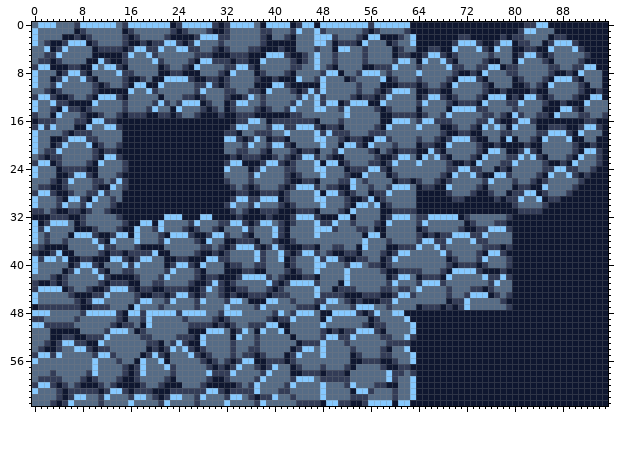
One commit to this pixel-art file: Assets/Art/Tilesets/Cave/CaveRocksTileset.ase. Above: the version before the commit.
96x64 pixels, 1 frame.
After:
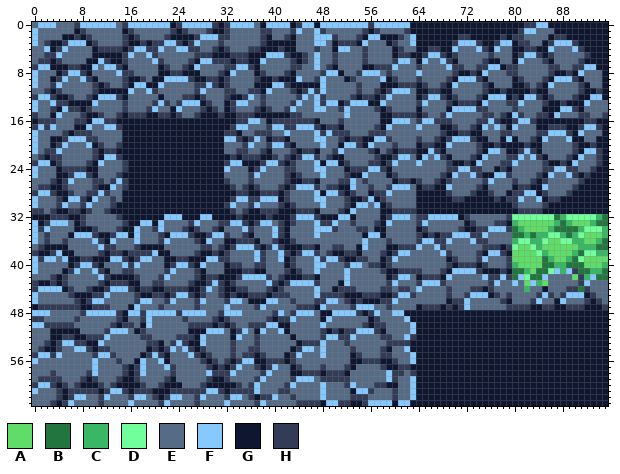
Palette (. is transparent): A #60dd68  B #22753f  C #38b764  D #71ff9c  E #566c86  F #86c9ff  G #0f1730  H #333c57
What changed:
Colour G gives way to colour A in row 33 at x 81 to 86 and 90 to 92; in row 34 at x 82 to 85; in row 35 at x 92 to 94; in row 36 at x 86 to 87 and 92 to 93; in row 37 at x 81 to 82 and 85 to 90; in row 38 at x 80 to 83 and 86 to 89.
Colour G gives way to colour A in row 39 at x 80 to 84, 87 to 88 and 92 to 95; in row 40 at x 81 to 84 and 92 to 94; in row 41 at x 83; in row 42 at x 90; in row 43 at x 82 and 85.
Colour G gives way to colour B in row 32 at x 87 and 95; in row 33 at x 88 and 94 to 95; in row 34 at x 80 and 87 to 90; in row 35 at x 80 to 81, 83 and 89; in row 36 at x 95; in row 37 at x 94 to 95.
Colour G gives way to colour B in row 38 at x 91; in row 39 at x 85 and 90; in row 40 at x 85 to 86 and 89 to 91; in row 41 at x 80 to 81, 84 to 85, 91 to 92 and 95; in row 42 at x 80, 83 to 84 and 94 to 95; in row 44 at x 91.
Colour G gives way to colour C in row 32 at x 88 and 94; in row 33 at x 80, 87, 89 and 93; in row 34 at x 81, 86, 91 and 95; in row 35 at x 82, 84 to 85, 88, 90 and 95; in row 36 at x 80, 83 to 84, 90 to 91 and 94; in row 37 at x 84 and 91 to 93.
Colour G gives way to colour C in row 38 at x 85, 90 and 94 to 95; in row 39 at x 86 and 89; in row 40 at x 80, 87 to 88 and 95; in row 41 at x 82, 88 and 93 to 94; in row 42 at x 92; in row 43 at x 84.
Colour G gives way to colour C in row 44 at x 82.
Colour G gives way to colour D in row 32 at x 80 to 86 and 89 to 93; in row 34 at x 92 to 94; in row 35 at x 86 to 87 and 91; in row 36 at x 81 to 82, 85 and 88 to 89; in row 37 at x 80 and 83; in row 38 at x 84 and 92 to 93.
Colour G gives way to colour D in row 39 at x 91; in row 41 at x 86; in row 42 at x 82.
Colour G gives way to colour E in row 42 at x 86 to 89; in row 43 at x 81, 86 to 90 and 93 to 95; in row 44 at x 80 to 81, 83 to 84, 86 to 88 and 93 to 95; in row 45 at x 80 to 83, 87 and 94 to 95; in row 46 at x 80 to 82, 85 to 86, 89 to 91 and 95.
Colour G gives way to colour F in row 41 at x 87 and 89; in row 42 at x 81, 85 and 93; in row 43 at x 80, 83 and 92; in row 45 at x 85 and 89 to 91; in row 46 at x 84 and 88.
Colour G gives way to colour H in row 41 at x 90; in rows 42 to 43 at x 91; in row 44 at x 89 to 90 and 92; in row 45 at x 84, 86, 88 and 93; in row 46 at x 83, 92 and 94; in row 47 at x 80 to 82, 85 to 86, 89 to 91 and 95.
Where, in picture pixels (left, top, right, bottom), the same in both pictures:
changed: (512, 214, 608, 310)
